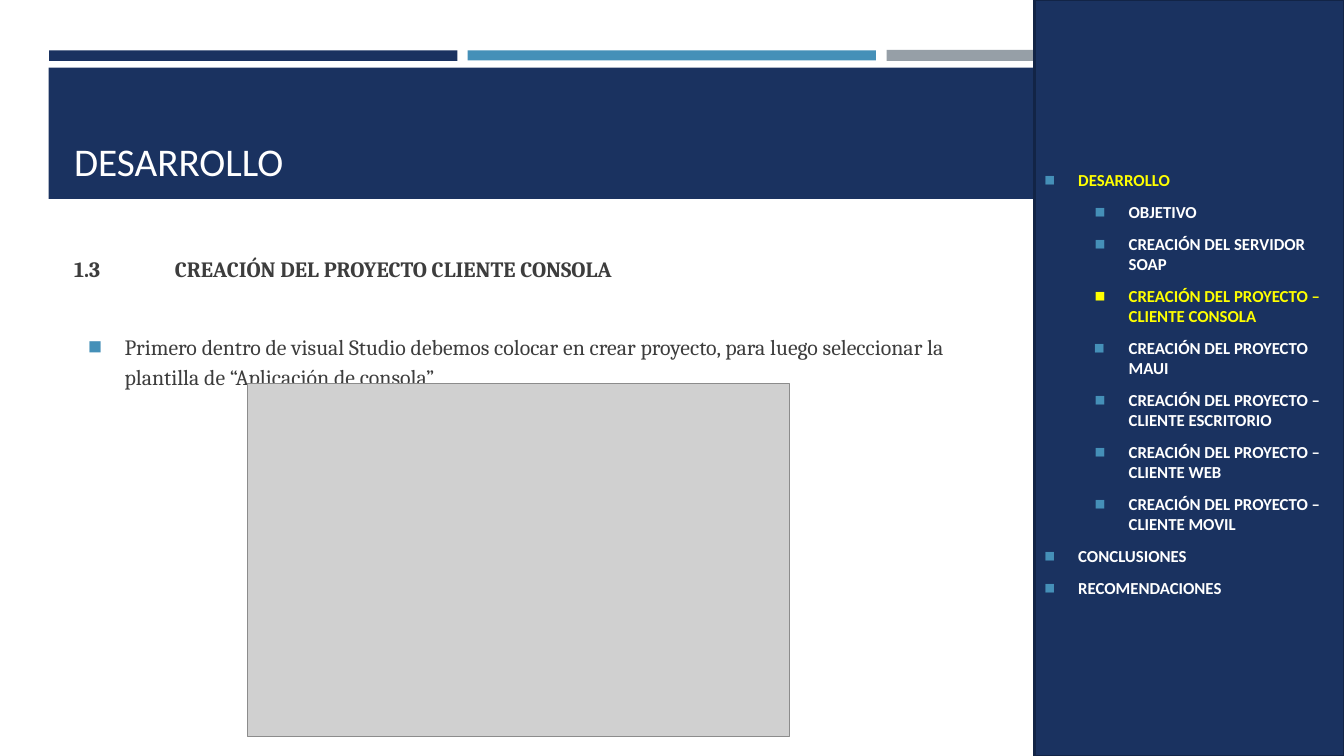
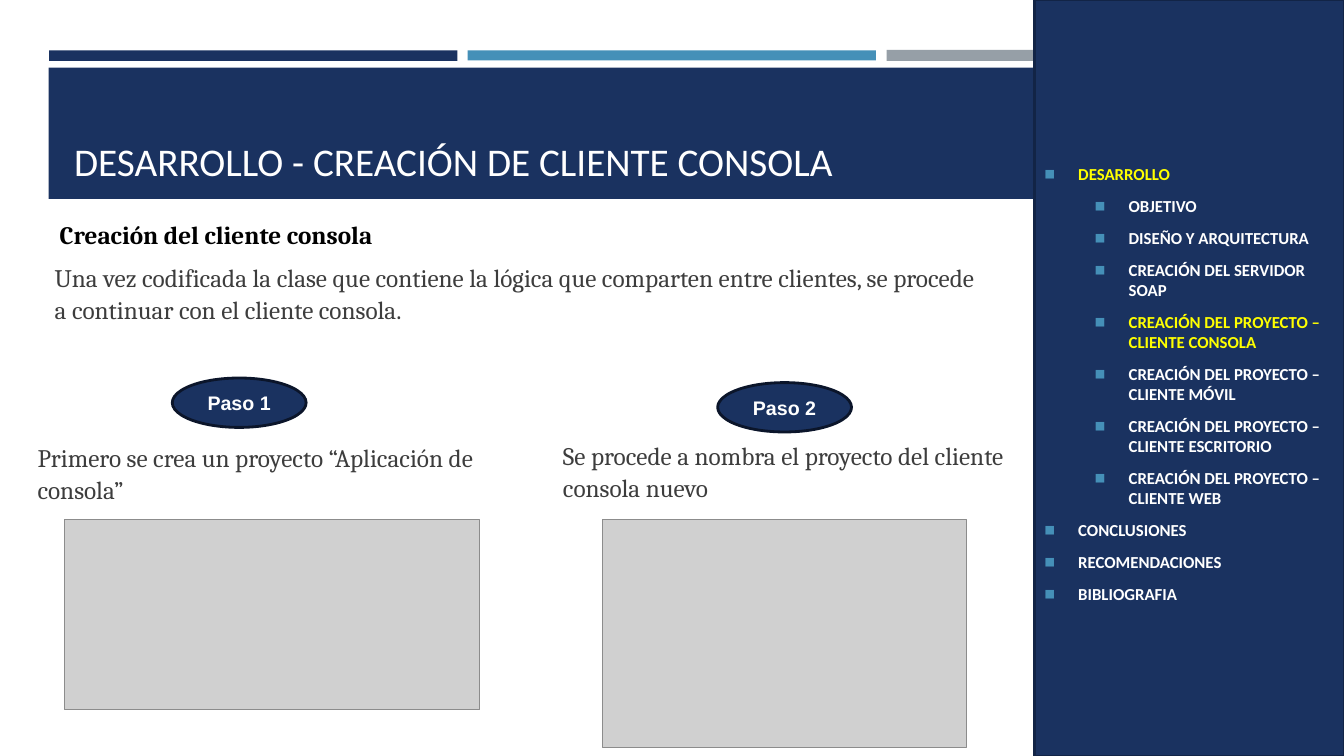
Before and after one commit to ArielGuevara/WS_TicketPremiun_DotNet_SOAP_GR5, a slide deck: slide 30 of 05. DOCUMENTACION/02. MANUAL TECNICO/PRESENTACION_SOAP_ BDD_DOTNET.pptx (slide 27 before the commit). Drawn at 1344x756 pixels with LibreOffice and Linux fonts; fonts in the diff are those of the drawing; grey boxes stand for pictures. Boxes give left, top, right and bottom in pixels: in the first picture for what was removed or moved away, otherwise in the second. Text is boxed around its words. In the diff, an @@ line names an element or a change of style, - is before the commit and + after.

```diff
--- a/05. DOCUMENTACION/02. MANUAL TECNICO/PRESENTACION_SOAP_ BDD_DOTNET.pptx
+++ b/05. DOCUMENTACION/02. MANUAL TECNICO/PRESENTACION_SOAP_ BDD_DOTNET.pptx
@@ title at (x1=74, y1=143, x2=833, y2=177): text changed @@
-DESARROLLO
+DESARROLLO - CREACIÓN DE CLIENTE CONSOLA
@@ text added at (x1=60, y1=226, x2=372, y2=245), 18 pt, text #000000, bold @@
+Creación del cliente consola
@@ text in rectangle at (x1=1129, y1=230, x2=1308, y2=246): paragraph added @@
+  ◼ DISEÑO Y ARQUITECTURA
@@ text at (x1=55, y1=269, x2=974, y2=320): text changed; size 15.6 to 18 pt @@
-1.3 CREACIÓN DEL PROYECTO CLIENTE CONSOLA
-◼ Primero dentro de visual Studio debemos colocar en crear proyecto, para luego seleccionar la plantilla de “Aplicación de consola”
+Una vez codificada la clase que contiene la lógica que comparten entre clientes, se procede a continuar con el cliente consola.
@@ text in rectangle at (x1=1129, y1=314, x2=1308, y2=348): bullet colour #FFFF00 to #4590B8 @@
@@ ellipse added at (x1=172, y1=378, x2=307, y2=427), fill #1A3260, outline #0B162A 2 pt, 14 pt, text #FFFFFF, bold @@
+Paso 1
@@ picture removed at (x1=248, y1=384, x2=790, y2=737) @@
@@ ellipse added at (x1=718, y1=383, x2=852, y2=433), fill #1A3260, outline #0B162A 2 pt, 14 pt, text #FFFFFF, bold @@
+Paso 2
@@ text in rectangle at (x1=1129, y1=366, x2=1308, y2=400): text changed @@
-  ◼ CREACIÓN DEL PROYECTO MAUI
+  ◼ CREACIÓN DEL PROYECTO – CLIENTE MÓVIL
@@ text added at (x1=38, y1=449, x2=473, y2=499), 18 pt, text #3D3D3D @@
+Primero se crea un proyecto “Aplicación de consola”
@@ text added at (x1=563, y1=447, x2=1004, y2=497), 18 pt, text #3D3D3D @@
+Se procede a nombra el proyecto del cliente consola nuevo
@@ text in rectangle at (x1=1129, y1=497, x2=1308, y2=530): paragraph removed @@
-  ◼ CREACIÓN DEL PROYECTO – CLIENTE MOVIL
@@ picture added at (x1=65, y1=519, x2=480, y2=710) @@
@@ picture added at (x1=603, y1=519, x2=968, y2=747) @@
@@ text in rectangle at (x1=1078, y1=589, x2=1177, y2=600): paragraph added @@
+◼ BIBLIOGRAFIA
```
Also in this commit, not shown: 25 other slides changed, 29 slides added, 55 slides removed, 1 other file.
